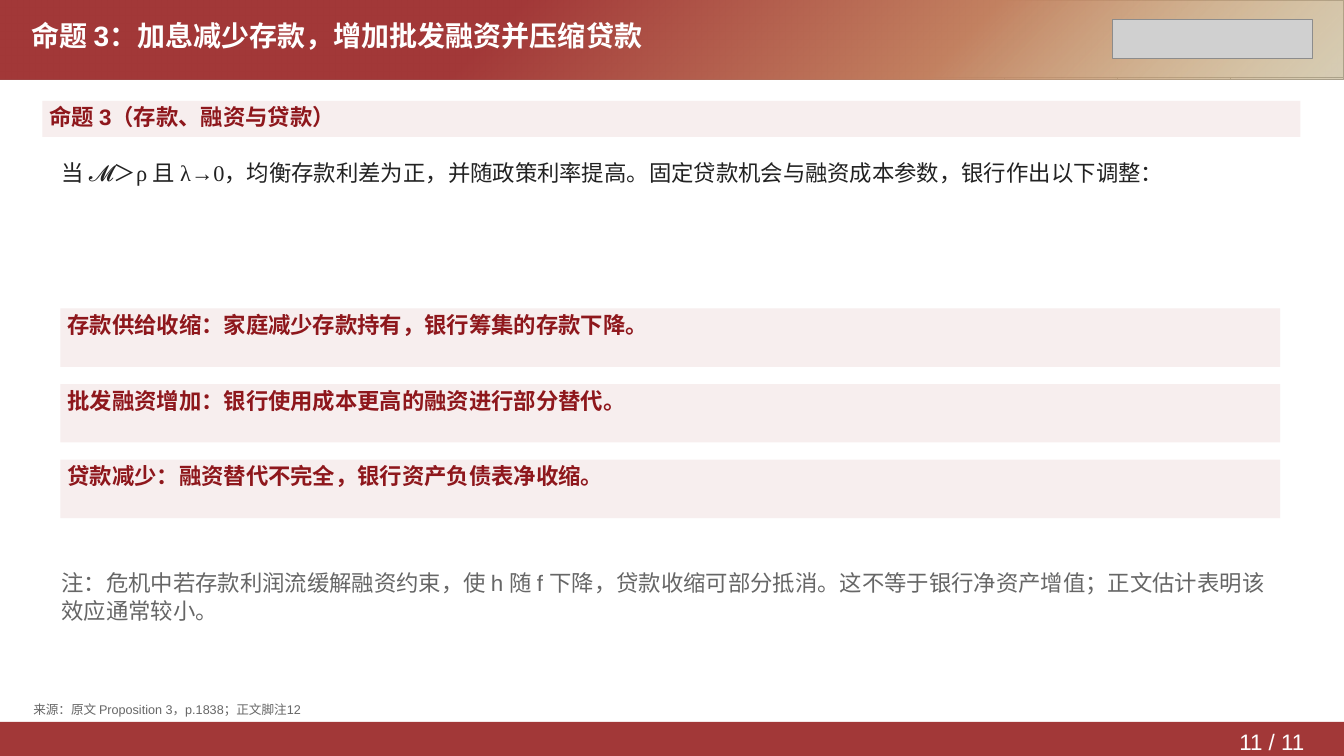
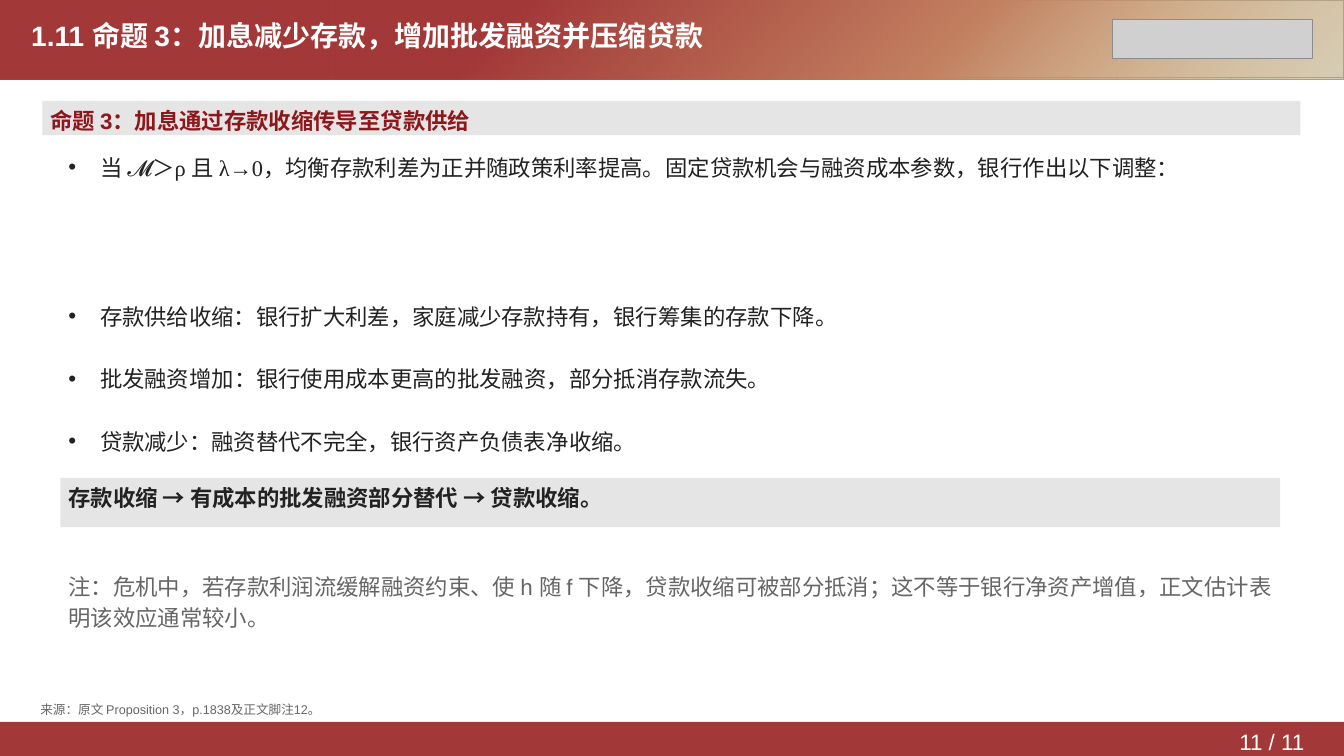
Before and after one commit to Yutingee/trial, a slide deck: slide 11 of deliverables/DepositsChannel-Model.pptx. Drawn at 1344x756 pixels with LibreOffice and Linux fonts; fonts in the diff are those of the drawing; grey boxes stand for pictures. Boxes give left, top, right and bottom in pixels: in the first picture for what was removed or moved away, otherwise in the second. Text is boxed around its words. In the diff, an @@ line names an element or a change of style, - is before the commit and + after.

```diff
--- a/deliverables/DepositsChannel-Model.pptx
+++ b/deliverables/DepositsChannel-Model.pptx
@@ text at (x1=31, y1=22, x2=703, y2=50): text changed @@
-命题 3：加息减少存款，增加批发融资并压缩贷款
+1.11 命题 3：加息减少存款，增加批发融资并压缩贷款
@@ rectangle "命题 3：加息通过存款收缩传导至贷款供给" at (x1=42, y1=101, x2=1301, y2=135): fill #F7EEEE to #E5E5E5 @@
@@ text in rectangle at (x1=50, y1=110, x2=470, y2=131): text changed @@
-命题 3（存款、融资与贷款）
+命题 3：加息通过存款收缩传导至贷款供给
@@ text at (x1=100, y1=157, x2=1179, y2=181): text changed @@
-当 𝓜＞ρ 且 λ→0，均衡存款利差为正，并随政策利率提高。固定贷款机会与融资成本参数，银行作出以下调整：
+• 当 𝓜＞ρ 且 λ→0，均衡存款利差为正并随政策利率提高。固定贷款机会与融资成本参数，银行作出以下调整：
@@ text "存款供给收缩：银行扩大利差，家庭减少存款持有，银行筹集的存款下降。" moved from (x1=60, y1=309, x2=1280, y2=367) to (x1=100, y1=306, x2=837, y2=327) @@
@@ text "存款供给收缩：银行扩大利差，家庭减少存款持有，银行筹集的存款下降。" at (x1=100, y1=306, x2=837, y2=327): fill #F7EEEE to none @@
@@ text at (x1=100, y1=306, x2=837, y2=327): text changed; text colour #8E171C to #222222; bold off @@
-存款供给收缩：家庭减少存款持有，银行筹集的存款下降。
+• 存款供给收缩：银行扩大利差，家庭减少存款持有，银行筹集的存款下降。
@@ text "批发融资增加：银行使用成本更高的批发融资，部分抵消存款流失。" at (x1=100, y1=368, x2=770, y2=389): fill #F7EEEE to none @@
@@ text "批发融资增加：银行使用成本更高的批发融资，部分抵消存款流失。" moved from (x1=60, y1=384, x2=1280, y2=443) to (x1=100, y1=368, x2=770, y2=389) @@
@@ text at (x1=100, y1=368, x2=770, y2=389): text changed; text colour #8E171C to #222222; bold off @@
-批发融资增加：银行使用成本更高的融资进行部分替代。
+• 批发融资增加：银行使用成本更高的批发融资，部分抵消存款流失。
@@ text "贷款减少：融资替代不完全，银行资产负债表净收缩。" moved from (x1=60, y1=460, x2=1280, y2=518) to (x1=100, y1=431, x2=636, y2=452) @@
@@ text "贷款减少：融资替代不完全，银行资产负债表净收缩。" at (x1=100, y1=431, x2=636, y2=452): text colour #8E171C to #222222, bold off; bullet none to •; line spacing 1.05 to 1.15; fill #F7EEEE to none @@
@@ rectangle added at (x1=60, y1=478, x2=1280, y2=527), fill #E5E5E5, 16 pt, text #222222, bold @@
+存款收缩 → 有成本的批发融资部分替代 → 贷款收缩。
@@ text at (x1=68, y1=576, x2=1272, y2=628): text changed @@
-注：危机中若存款利润流缓解融资约束，使 h 随 f 下降，贷款收缩可部分抵消。这不等于银行净资产增值；正文估计表明该效应通常较小。
+注：危机中，若存款利润流缓解融资约束、使 h 随 f 下降，贷款收缩可被部分抵消；这不等于银行净资产增值，正文估计表明该效应通常较小。
@@ text at (x1=40, y1=703, x2=321, y2=717): text changed @@
-来源：原文 Proposition 3，p.1838；正文脚注12
+来源：原文 Proposition 3，p.1838及正文脚注12。
```
Also in this commit, not shown: 10 other slides changed, 3 other files.
